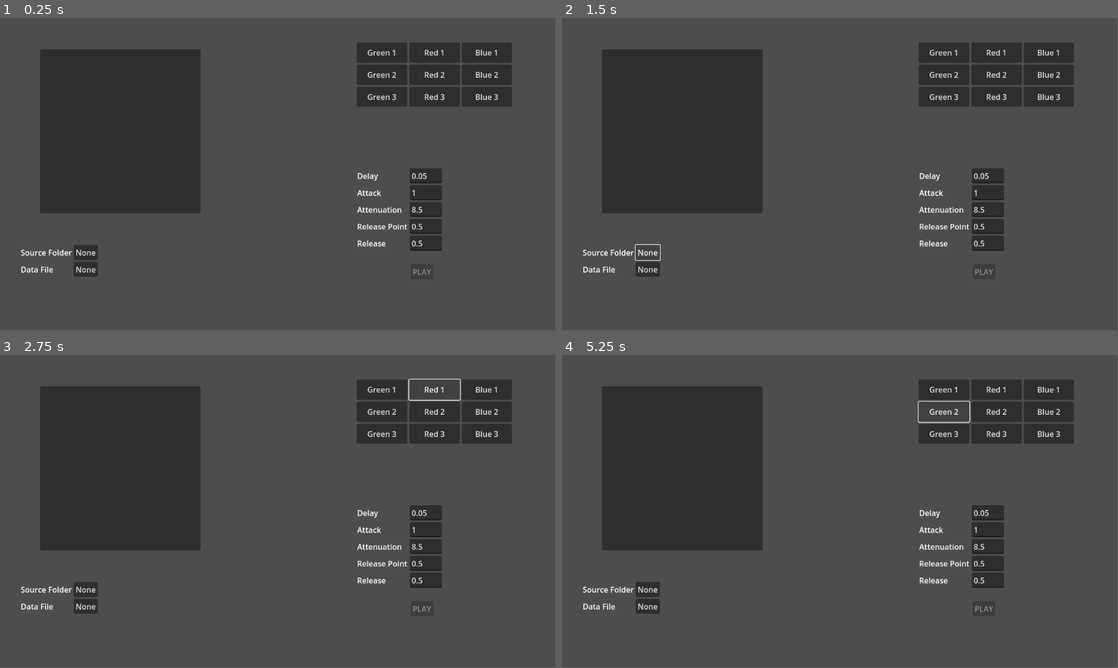
Above: before the commit, frames 1-4 (two rows, left to right).
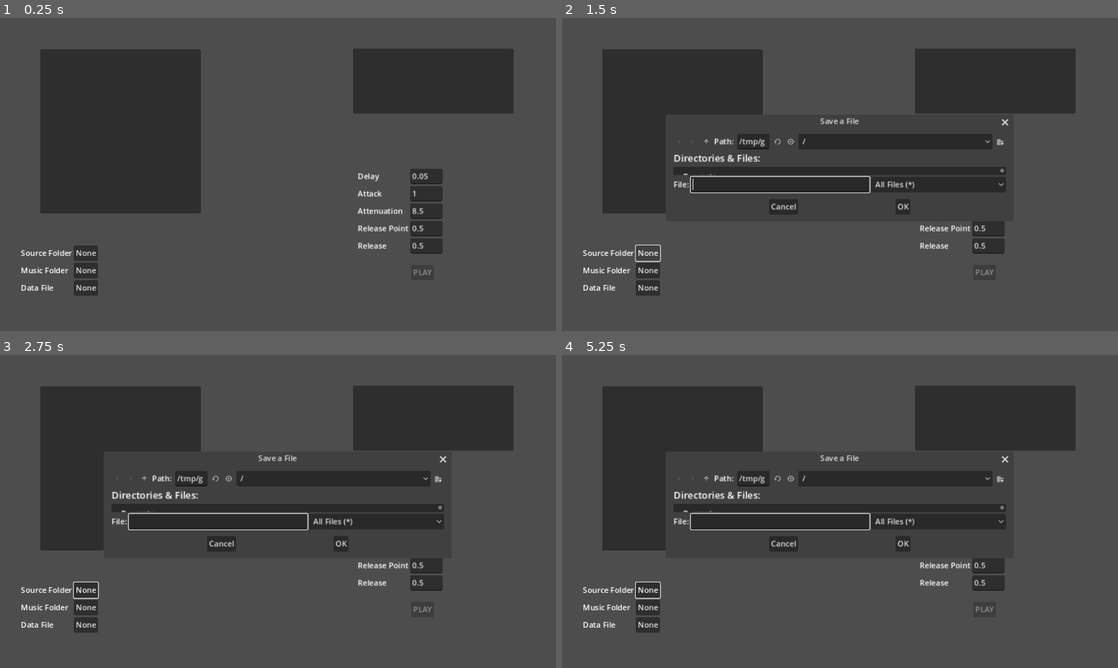
Above: after the commit, the same moments.

Repository: avanwinkle/DuckIt
Game: Godot game, scene res://Ducking.tscn
The game is run twice, just before and just after one commit, with the same random seed, the same clock (stepped at 60 frames per second) and the same inputs. Sound files missing from this copy of the repository are replaced by a short silence.
Inputs (mouse positions are in pixels of both pictures, inside the frame that each line leads up to):
- Up to frame 1 (0.25 s): no input
- Up to frame 2 (1.5 s): click (945, 52) at 0.5 s, where only the run before the commit has a clickable "Green 1"; click "None" at 1.25 s
- Up to frame 3 (2.75 s): click (433, 389) at 2 s, where only the run before the commit has a clickable "Red 1"
- Up to frame 4 (5.25 s): click "None" at 2.75 s; click (1051, 389) at 3.5 s, where only the run before the commit has a clickable "Blue 1"; click "None" at 4.25 s; click (945, 411) at 5 s, where only the run before the commit has a clickable "Green 2"
In our replay, the window is 799x449 before the commit and 800x450 after it. These sizes can differ from the game's own. Grey fills any space a smaller window leaves; there, only what the larger window draws over its background counts as a difference.

The runs differ from the first frame. In frame 1, 3.5% of the frame differs, in the area x 3-93%, y 8-89%; in frame 2, 9.1%; in frame 3, 9.0%; in frame 4, 9.2%.
Error before the commit: Invalid access to property or key 'resource_path' on a base object of type 'null instance'. (res://SoundPlayer.gd:263)

Commit message:
Nested directory traversal and music list

Diff:
--- a/app/Ducking.tscn
+++ b/app/Ducking.tscn
@@ -12,6 +12,7 @@
 script = ExtResource("1_y15ba")
 
 [node name="SoundList" type="ItemList" parent="."]
+layout_mode = 0
 offset_left = 83.0
 offset_top = 65.0
 offset_right = 416.0
@@ -19,89 +20,17 @@
 size_flags_horizontal = 3
 size_flags_vertical = 3
 
-[node name="MusicButtons" type="GridContainer" parent="."]
-offset_left = 740.0
-offset_top = 51.0
-offset_right = 1062.0
-offset_bottom = 184.0
-columns = 3
-
-[node name="green-1" type="Button" parent="MusicButtons"]
-offset_right = 105.0
-offset_bottom = 42.0
+[node name="MusicList" type="ItemList" parent="."]
+layout_mode = 1
+offset_left = 731.0
+offset_top = 63.0
+offset_right = 1064.0
+offset_bottom = 198.0
 size_flags_horizontal = 3
 size_flags_vertical = 3
-text = "Green 1"
-
-[node name="red-1" type="Button" parent="MusicButtons"]
-offset_left = 109.0
-offset_right = 214.0
-offset_bottom = 42.0
-size_flags_horizontal = 3
-size_flags_vertical = 3
-text = "Red 1"
-
-[node name="blue-1" type="Button" parent="MusicButtons"]
-offset_left = 218.0
-offset_right = 322.0
-offset_bottom = 42.0
-size_flags_horizontal = 3
-size_flags_vertical = 3
-text = "Blue 1"
-
-[node name="green-2" type="Button" parent="MusicButtons"]
-offset_top = 46.0
-offset_right = 105.0
-offset_bottom = 88.0
-size_flags_horizontal = 3
-size_flags_vertical = 3
-text = "Green 2"
-
-[node name="red-2" type="Button" parent="MusicButtons"]
-offset_left = 109.0
-offset_top = 46.0
-offset_right = 214.0
-offset_bottom = 88.0
-size_flags_horizontal = 3
-size_flags_vertical = 3
-text = "Red 2"
-
-[node name="blue-2" type="Button" parent="MusicButtons"]
-offset_left = 218.0
-offset_top = 46.0
-offset_right = 322.0
-offset_bottom = 88.0
-size_flags_horizontal = 3
-size_flags_vertical = 3
-text = "Blue 2"
-
-[node name="green-3" type="Button" parent="MusicButtons"]
-offset_top = 92.0
-offset_right = 105.0
-offset_bottom = 133.0
-size_flags_horizontal = 3
-size_flags_vertical = 3
-text = "Green 3"
-
-[node name="red-3" type="Button" parent="MusicButtons"]
-offset_left = 109.0
-offset_top = 92.0
-offset_right = 214.0
-offset_bottom = 133.0
-size_flags_horizontal = 3
-size_flags_vertical = 3
-text = "Red 3"
-
-[node name="blue-3" type="Button" parent="MusicButtons"]
-offset_left = 218.0
-offset_top = 92.0
-offset_right = 322.0
-offset_bottom = 133.0
-size_flags_horizontal = 3
-size_flags_vertical = 3
-text = "Blue 3"
 
 [node name="Settings" type="GridContainer" parent="."]
+layout_mode = 0
 offset_left = 741.0
 offset_top = 312.0
 offset_right = 917.0
@@ -109,80 +38,57 @@
 columns = 2
 
 [node name="Label" type="Label" parent="Settings"]
-offset_top = 2.0
-offset_right = 105.0
-offset_bottom = 28.0
+layout_mode = 2
 text = "Delay"
 
 [node name="delay" type="LineEdit" parent="Settings"]
-offset_left = 109.0
-offset_right = 176.0
-offset_bottom = 31.0
+layout_mode = 2
 text = "0.05"
 context_menu_enabled = false
 virtual_keyboard_enabled = false
 
 [node name="Label3" type="Label" parent="Settings"]
-offset_top = 37.0
-offset_right = 105.0
-offset_bottom = 63.0
+layout_mode = 2
 text = "Attack"
 
 [node name="attack" type="LineEdit" parent="Settings"]
-offset_left = 109.0
-offset_top = 35.0
-offset_right = 176.0
-offset_bottom = 66.0
+layout_mode = 2
 text = "1"
 context_menu_enabled = false
 virtual_keyboard_enabled = false
 
 [node name="Label2" type="Label" parent="Settings"]
-offset_top = 72.0
-offset_right = 105.0
-offset_bottom = 98.0
+layout_mode = 2
 text = "Attenuation"
 
 [node name="attenuation" type="LineEdit" parent="Settings"]
-offset_left = 109.0
-offset_top = 70.0
-offset_right = 176.0
-offset_bottom = 101.0
+layout_mode = 2
 text = "8.5"
 context_menu_enabled = false
 virtual_keyboard_enabled = false
 
 [node name="Label4" type="Label" parent="Settings"]
-offset_top = 107.0
-offset_right = 105.0
-offset_bottom = 133.0
+layout_mode = 2
 text = "Release Point"
 
 [node name="release_point" type="LineEdit" parent="Settings"]
-offset_left = 109.0
-offset_top = 105.0
-offset_right = 176.0
-offset_bottom = 136.0
+layout_mode = 2
 text = "0.5"
 context_menu_enabled = false
 virtual_keyboard_enabled = false
 
 [node name="Label5" type="Label" parent="Settings"]
-offset_top = 142.0
-offset_right = 105.0
-offset_bottom = 168.0
+layout_mode = 2
 text = "Release "
 
 [node name="release" type="LineEdit" parent="Settings"]
-offset_left = 109.0
-offset_top = 140.0
-offset_right = 176.0
-offset_bottom = 171.0
+layout_mode = 2
 text = "0.5"
 context_menu_enabled = false
 virtual_keyboard_enabled = false
 
 [node name="Files" type="GridContainer" parent="."]
+layout_mode = 0
 offset_left = 43.0
 offset_top = 471.0
 offset_right = 83.0
@@ -190,31 +96,31 @@
 columns = 2
 
 [node name="Label" type="Label" parent="Files"]
-offset_top = 2.0
-offset_right = 106.0
-offset_bottom = 28.0
+layout_mode = 2
 text = "Source Folder"
 
 [node name="SourceFolder" type="Button" parent="Files"]
-offset_left = 110.0
-offset_right = 160.0
-offset_bottom = 31.0
+layout_mode = 2
+text = "None"
+
+[node name="Label3" type="Label" parent="Files"]
+layout_mode = 2
+text = "Music Folder"
+
+[node name="MusicFolder" type="Button" parent="Files"]
+layout_mode = 2
 text = "None"
 
 [node name="Label2" type="Label" parent="Files"]
-offset_top = 37.0
-offset_right = 106.0
-offset_bottom = 63.0
+layout_mode = 2
 text = "Data File"
 
 [node name="DataFile" type="Button" parent="Files"]
-offset_left = 110.0
-offset_top = 35.0
-offset_right = 160.0
-offset_bottom = 66.0
+layout_mode = 2
 text = "None"
 
 [node name="Play" type="Button" parent="."]
+layout_mode = 1
 anchors_preset = -1
 anchor_right = 0.296
 anchor_bottom = 0.5
--- a/app/SoundPlayer.gd
+++ b/app/SoundPlayer.gd
@@ -246,14 +246,26 @@
       if FileAccess.file_exists(filepath):
           var file = FileAccess.open(filepath, FileAccess.READ)
           var buffer = file.get_buffer(file.get_length())
-          var stream = AudioStreamWAV.new()
+          var stream
+          if filepath.ends_with(".wav"):
+            stream = AudioStreamWAV.new()
+            stream.data = buffer
+            stream.format = 1 # 16 bit
+            stream.mix_rate = 48000
+            stream.stereo = false
+          elif filepath.ends_with(".ogg"):
+            stream = AudioStreamOggVorbis.new()
+            var data = OggPacketSequence.new()
+            data.packet_data = buffer
+            stream.packet_sequence = data
+          elif filepath.ends_with(".mp3"):
+            stream = AudioStreamMP3.new()
+          else:
+            print("Error opening file '%s': unknown audio type" % filepath)
           #for i in 200:
           #    buffer.remove(buffer.size()-1) # removes pop sound at the end
           #    buffer.remove(0)
-          stream.data = buffer
-          stream.format = 1 # 16 bit
-          stream.mix_rate = 48000
-          stream.stereo = false
+
           available_channel.stream = stream
       else:
           print("Unable to open file at path %s" % filename)
--- a/app/duckingtest.gd
+++ b/app/duckingtest.gd
@@ -1,36 +1,67 @@
 extends Control
 
-const sounds = [
-    "lionman_challenge_me.wav",
-    "lionman_free_the_titans.wav",
-    "lionman_laugh.wav",
-    "lionman_lionman.wav",
-    "lionman_roar.wav",
-    "lionman_take_ogres_alley.wav"
-]
+var config = {
+    "source_folder": null,
+    "data_file": null,
+    "music_folder": null
+}
 
 func _ready():
-    for b in $MusicButtons.get_children():
-        b.pressed.connect(self.play_music.bind(b.name))
-
     $Files/SourceFolder.pressed.connect(self.set_source_folder)
+    $Files/MusicFolder.pressed.connect(self.set_music_folder)
     $Files/DataFile.pressed.connect(self.set_data_file)
     $SoundList.item_selected.connect(self.enable_playback)
+    $MusicList.item_selected.connect(self.play_music)
     $Play.disabled = true
     $Play.pressed.connect(self.play_sound)
 
-    self.set_source_folder()
+    self.load_config()
+
+func load_config():
+    var config_file = ConfigFile.new()
+
+    # Load data from a file.
+    var err = config_file.load("user://config.cfg")
+
+    # If the file didn't load, ignore it.
+    if err != OK:
+        return
+
+    if config_file.has_section("config"):
+        for k in config.keys():
+            if config_file.has_section_key("config", k):
+                config[k] = config_file.get_value("config", k)
+    config.music_folder = "/Users/anthony/git/swords-of-vengeance/godot-mc/assets/music"
+    if config.get("source_folder"):
+        self.set_source_folder(config.source_folder)
+    if config.get("data_file"):
+        self.set_data_file(config.data_file)
+    if config.get("music_folder"):
+        self.set_music_folder(config.music_folder)
+    print("Setup with config: %s" % config)
+
+func save_config():
+    var config_file = ConfigFile.new()
+    for k in config.keys():
+        config_file.set_value("config", k, config[k])
+    var err = config_file.save("user://config.cfg")
+    if err != OK:
+        print("Unable to save config file:", err)
 
 func enable_playback(index=-1):
-    print("ENabling playback!")
     $Play.disabled = false
     $SoundList.item_selected.disconnect(self.enable_playback)
 
 func play_music(name):
-    var quest = name.split("-")
-    print("Playing music %s over base %s" % [name, quest[1]])
-    SoundPlayer.play("main/main-%s.ogg" % quest[1], "music", { "fade_in": 0.5, "fade_out": 1, "loop_signal": true})
-    SoundPlayer.set_quest(quest[0], int(quest[1]))
+    var idx = $MusicList.get_selected_items()[0]
+    var path = $MusicList.get_item_metadata(idx)
+    print("Playing music at path %s" % path)
+    SoundPlayer.play(path, "music",
+        { "fade_in": 0.5, "fade_out": 1, "loop": true }, true)
+    #var quest = name.split("-")
+    #print("Playing music %s over base %s" % [name, quest[1]])
+    #SoundPlayer.play("main/main-%s.ogg" % quest[1], "music", { "fade_in": 0.5, "fade_out": 1, "loop_signal": true})
+    #SoundPlayer.set_quest(quest[0], int(quest[1]))
     #SoundPlayer.play("main/%s.ogg" % name, "overlay", { "overlay": "quest1"})
     # SoundPlayer.get_child_by_name("Overlays").get_child_by_name("quest1").stream = load("res://assets/music/main/%s.ogg" % name)
 
@@ -48,31 +79,58 @@
         "release": float($Settings/release.text)
     }}, true)
 
-func set_source_folder():
+func prompt_for_folder():
+    var dialog = FileDialog.new()
+    dialog.mode = 2
+    dialog.access = 2
+    self.add_child(dialog)
+    dialog.popup_centered()
+    var path = "/Users/anthony/git/swords-of-vengeance/godot-mc/assets/voice"
+    return path
+
+func set_source_folder(path=""):
     print("Set source folder")
-    #var dialog = FileDialog.new()
-    #dialog.mode = 2
-    #dialog.access = 2
-    #self.add_child(dialog)
-    #dialog.popup_centered()
-    var path = "/Users/Anthony/git/swords-of-vengeance/godot-mc/assets/voice"
+    if path == "":
+        config["source_folder"] = prompt_for_folder()
+        self.save_config()
+    if path != "":
+        self.parse_directory(path, $SoundList)
+        $Files/SourceFolder.text = path
+
+func set_music_folder(path=""):
+    print("Set music folder")
+    if path == "":
+        config["music_folder"] = prompt_for_folder()
+        self.save_config()
+    if path != "":
+        self.parse_directory(path, $MusicList)
+        $Files/MusicFolder.text = path
+
+func set_data_file(path):
+    print("Set data file")
+    config.data_file = path
+    self.save_config()
+
+func parse_directory(path: String, target: ItemList):
     var assets = []
     var dir = DirAccess.open(path)
     if not dir:
-      print("Unable to open path")
+      print("Unable to open path '%s'" % path)
       return
     dir.list_dir_begin()
     var file_name = dir.get_next()
     while file_name != "":
-      print("Found file %s" % file_name)
-      if file_name.ends_with(".wav"):
-        assets.push_back({"name": file_name.split(".", 1)[0], "path": "%s/%s" % [path, file_name]})
+      if dir.current_is_dir():
+        print("Found subfolder %s" % file_name)
+        parse_directory("%s/%s" % [path, file_name], target)
+      else:
+        var suffix = file_name.split(".")[-1]
+        if suffix in ["wav", "ogg", "mp3"]:
+          print("Found file %s" % file_name)
+          assets.push_back({"name": file_name.split(".", 1)[0], "path": "%s/%s" % [path, file_name]})
       file_name = dir.get_next()
     for asset in assets:
       print("Adding asset '%s'" % asset.name)
       #b.pressed.connect(self.play_sound.bind(asset.path))
-      var idx = $SoundList.add_item(asset.name)
-      $SoundList.set_item_metadata(idx, asset.path)
-
-func set_data_file():
-    print("Set data file")
+      var idx = target.add_item(asset.name)
+      target.set_item_metadata(idx, asset.path)
--- a/app/project.godot
+++ b/app/project.godot
@@ -19,6 +19,10 @@
 
 SoundPlayer="*res://SoundPlayer.tscn"
 
+[display]
+
+window/stretch/mode="canvas_items"
+
 [rendering]
 
 renderer/rendering_method="gl_compatibility"
